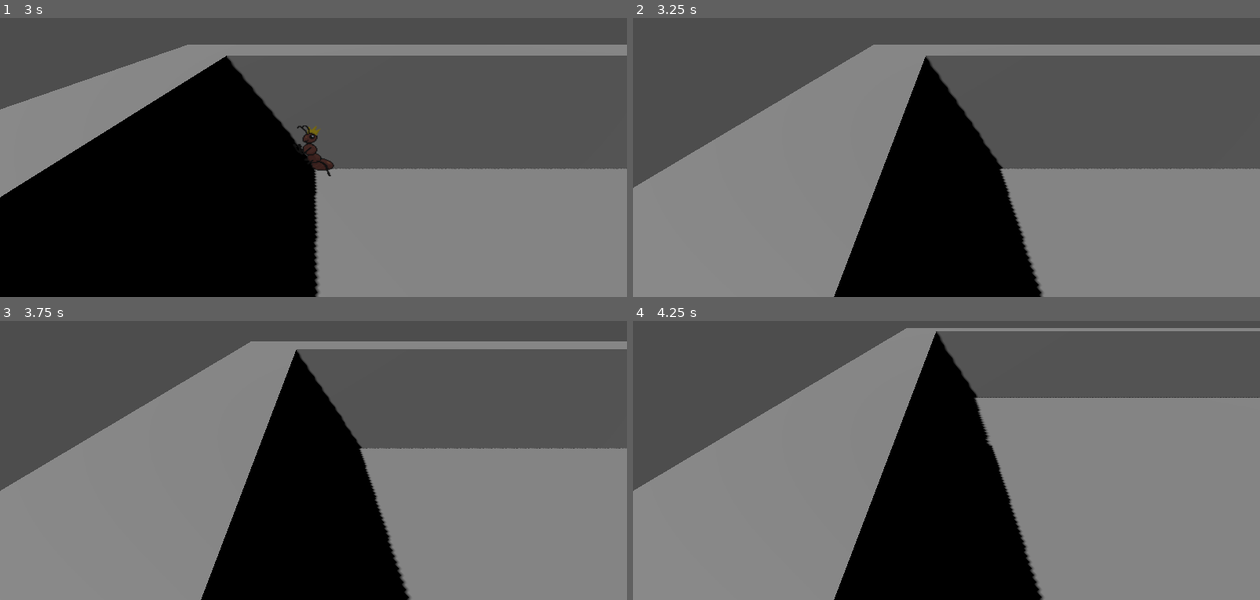
Above: before the commit, frames 1-4 (two rows, left to right).
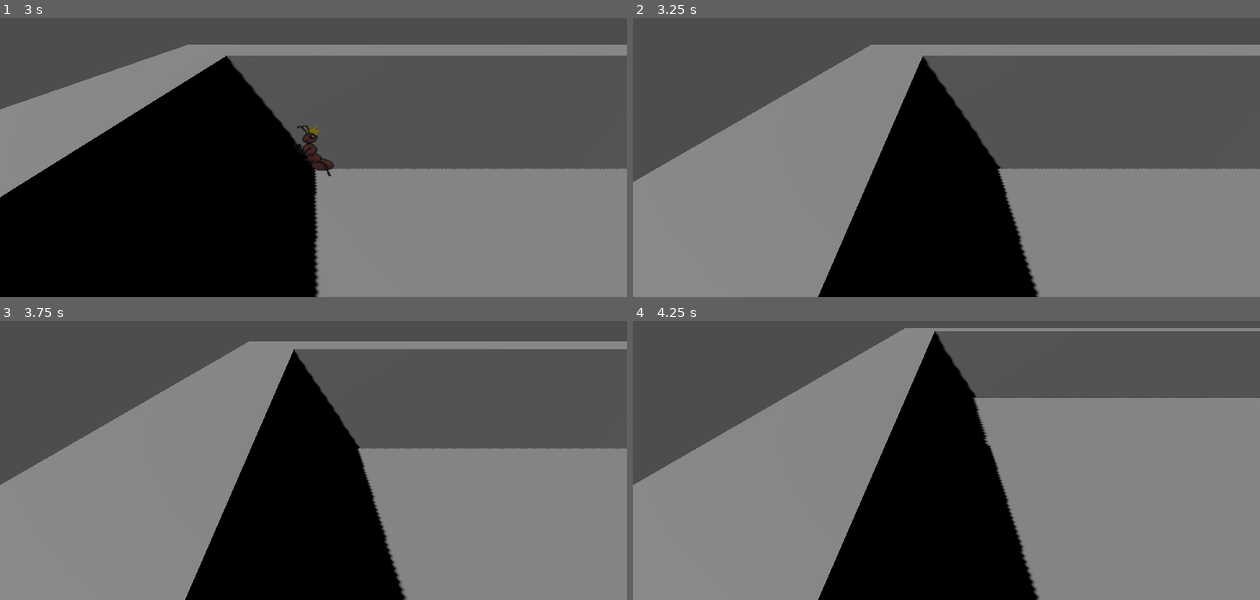
Above: after the commit, the same moments.

Repository: OsmanAlec/Anterric
Game: Godot game, scene res://scenes/world.tscn
Same seed, same stepped clock (60 frames per second), same inputs: the game is played once before the commit and once after it. This scene is started directly instead of the project's main scene.
Inputs:
- Up to frame 1 (3 s): tap Enter at 0.5 s; hold Up (ui_up) 0.53-2.03 s; tap Space at 2 s; hold Left (ui_left) from 2.03 s (still down)
- Up to frame 2 (3.25 s): keep holding Left (ui_left)
- Up to frame 3 (3.75 s): tap Enter at 3.5 s; release Left (ui_left) at 3.53 s; hold Down (ui_down) from 3.53 s (still down)
- Up to frame 4 (4.25 s): keep holding Down (ui_down)

Frame 1 is identical in both runs. In frame 2, 2.4% of the frame differs, in the area x 0-99%, y 9-100%; in frame 3, 2.5%; in frame 4, 2.5%, in the area x 0-100%, y 2-100%.

Commit message:
fixed ant collision

Diff:
--- a/placeholder/scenes/player.tscn
+++ b/placeholder/scenes/player.tscn
@@ -12,7 +12,7 @@
 billboard_mode = 2
 
 [sub_resource type="BoxShape3D" id="BoxShape3D_xmtt7"]
-size = Vector3(1.2, 1.8, 1)
+size = Vector3(1.39542, 2.03477, 1)
 
 [node name="Player" type="CharacterBody3D"]
 script = ExtResource("1_2rwgt")
@@ -23,5 +23,5 @@
 surface_material_override/0 = SubResource("StandardMaterial3D_va5rv")
 
 [node name="CollisionShape3D" type="CollisionShape3D" parent="."]
-transform = Transform3D(1, 0, 0, 0, 1, 0, 0, 0, 1, 0.013858, 0.905588, 0.0705724)
+transform = Transform3D(1, 0, 0, 0, 1, 0, 0, 0, 1, 0.0288665, 1.02297, 0.0705724)
 shape = SubResource("BoxShape3D_xmtt7")
